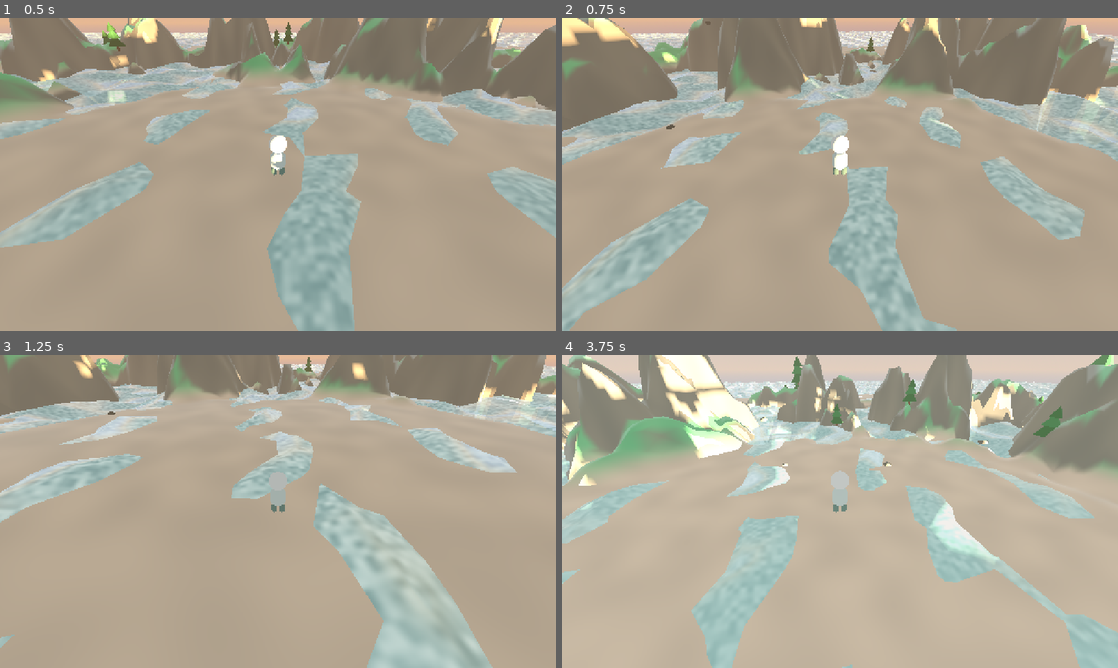
Above: before the commit, frames 1-4 (two rows, left to right).
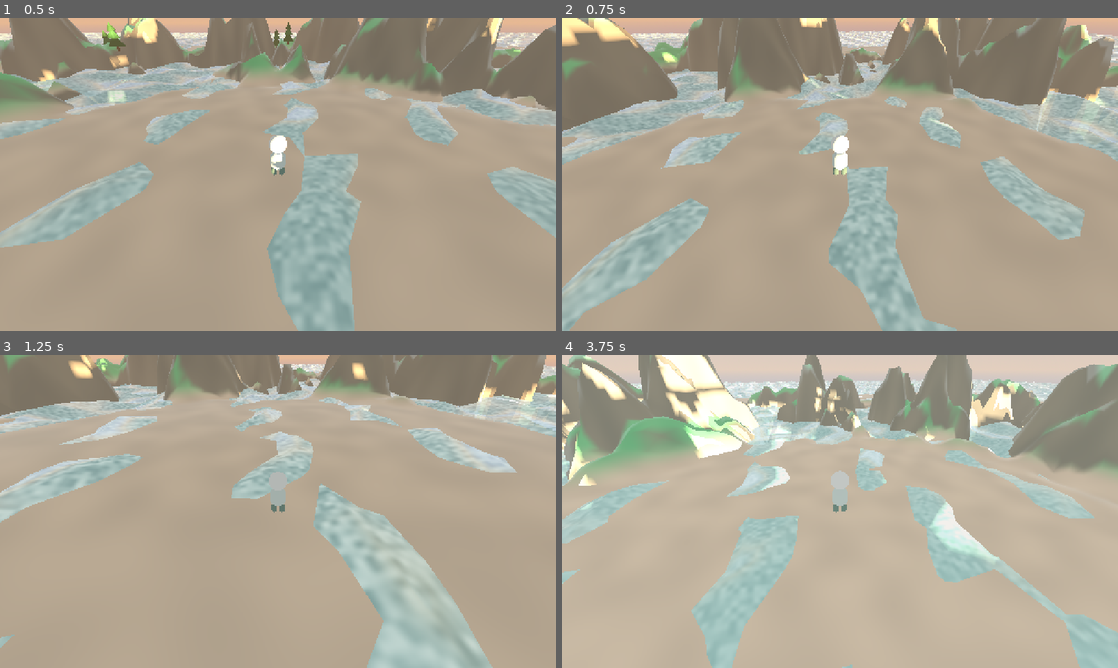
Above: after the commit, the same moments.

Repository: hunterbastian/yama
Game: Godot game, scene res://scenes/main.tscn
Same seed, same stepped clock (60 frames per second), same inputs: the game is played once before the commit and once after it.
Inputs (mouse positions are in pixels of both pictures, inside the frame that each line leads up to):
- Up to frame 1 (0.5 s): no input
- Up to frame 2 (0.75 s): tap Enter at 0.5 s; move the mouse to (867, 174) at 0.52 s; hold W (move_forward) from 0.53 s (still down); hold R (regenerate) from 0.53 s (still down)
- Up to frame 3 (1.25 s): keep holding W (move_forward); keep holding R (regenerate); tap Space (jump) at 0.77 s
- Up to frame 4 (3.75 s): keep holding W (move_forward); move the mouse to (812, 511) at 1.27 s; release R (regenerate) at 1.28 s; tap R (regenerate) at 1.35, 2.3, 2.85 s; tap Space (jump) at 1.52, 3.02 s; move the mouse to (851, 505) at 2.02 s; hold Shift (sprint) 2.03-2.78 s; move the mouse to (834, 517) at 2.77 s; move the mouse to (878, 514) at 3.52 s; hold R (regenerate) from 3.53 s (still down)

Frame 1 is identical in both runs. In frame 2, less than 0.1% of the frame differs, in the area x 18-57%, y 1-36%; in frame 3, 0.1%; in frame 4, 0.7%, in the area x 35-100%, y 0-36%.
Error after the commit: Invalid assignment of property or key 'multimesh' with value of type 'MultiMesh' on a base object of type 'null instance'. (res://scripts/scatter.gd:298)

Commit message:
feat: grass placement with density thinning and inline PlaneMesh
Co-Authored-By: Claude Sonnet 4.6 <noreply@anthropic.com>

Diff:
--- a/scripts/scatter.gd
+++ b/scripts/scatter.gd
@@ -5,6 +5,8 @@
 const TREE_GRID_SPACING := 5.0
 const ROCK_GRID_SPACING := 9.0
 const JITTER := 2.0
+const GRASS_GRID_SPACING := 1.5
+const GRASS_JITTER := 0.7
 
 # 4 MMIs for tree parts (trunk + 3 canopy layers) — same transforms, different meshes
 @onready var tree_trunk_mmi: MultiMeshInstance3D = $TreeTrunk
@@ -12,15 +14,20 @@
 @onready var tree_canopy2_mmi: MultiMeshInstance3D = $TreeCanopy2
 @onready var tree_canopy3_mmi: MultiMeshInstance3D = $TreeCanopy3
 @onready var rock_mmi: MultiMeshInstance3D = $RockMesh
+@onready var grass_mmi: MultiMeshInstance3D = $GrassMesh
 
 var _tree_mmis: Array[MultiMeshInstance3D]
 var _tree_scene: PackedScene
 var _rock_scene: PackedScene
+var _grass_mesh: PlaneMesh
 
 func _ready() -> void:
 	_tree_scene = load("res://scenes/tree.tscn")
 	_rock_scene = load("res://scenes/rock.tscn")
 	_tree_mmis = [tree_trunk_mmi, tree_canopy1_mmi, tree_canopy2_mmi, tree_canopy3_mmi]
+	_grass_mesh = PlaneMesh.new()
+	_grass_mesh.size = Vector2(0.06, 0.4)
+	_grass_mesh.orientation = PlaneMesh.FACE_Z
 
 
 func generate(terrain: Node3D, water_y: float) -> void:
@@ -34,6 +41,7 @@
 
 	_generate_trees(terrain, water_y, rng, noise)
 	_generate_rocks(terrain, water_y, rng, noise)
+	_generate_grass(terrain, water_y)
 
 
 func regenerate(terrain: Node3D, water_y: float) -> void:
@@ -47,6 +55,8 @@
 			mmi.multimesh.instance_count = 0
 	if rock_mmi.multimesh:
 		rock_mmi.multimesh.instance_count = 0
+	if grass_mmi.multimesh:
+		grass_mmi.multimesh.instance_count = 0
 	# Wait one frame for queue_free to process, then regenerate
 	# Note: this makes regenerate() async — caller does not need to await
 	await get_tree().process_frame
@@ -59,6 +69,8 @@
 			mmi.material_override.set_shader_parameter("day_factor", day_factor)
 	if rock_mmi.material_override:
 		rock_mmi.material_override.set_shader_parameter("day_factor", day_factor)
+	if grass_mmi.material_override:
+		grass_mmi.material_override.set_shader_parameter("day_factor", day_factor)
 
 
 func _get_terrain_normal(terrain: Node3D, x: float, z: float) -> Vector3:
@@ -207,6 +219,83 @@
 
 	for t in transforms:
 		_spawn_rock_collision(t)
+
+
+func _generate_grass(terrain: Node3D, water_y: float) -> void:
+	var grass_rng := RandomNumberGenerator.new()
+	grass_rng.seed = int(terrain.get_seed()) + 300
+
+	var grass_noise := FastNoiseLite.new()
+	grass_noise.noise_type = FastNoiseLite.TYPE_SIMPLEX
+	grass_noise.seed = int(terrain.get_seed()) + 400
+	grass_noise.frequency = 0.12
+
+	var transforms: Array[Transform3D] = []
+	var half := ISLAND_RADIUS
+
+	var x := -half
+	while x < half:
+		var z := -half
+		while z < half:
+			var jx := x + grass_rng.randf_range(-GRASS_JITTER, GRASS_JITTER)
+			var jz := z + grass_rng.randf_range(-GRASS_JITTER, GRASS_JITTER)
+
+			var dist := sqrt(jx * jx + jz * jz)
+
+			# Filter: island edge
+			if dist > ISLAND_RADIUS * 0.75:
+				z += GRASS_GRID_SPACING
+				continue
+
+			# Density thinning beyond meadow
+			var noise_threshold := -0.2
+			if dist > MEADOW_RADIUS:
+				noise_threshold = lerpf(-0.2, 0.3, (dist - MEADOW_RADIUS) / 10.0)
+
+			var n := grass_noise.get_noise_2d(jx * 0.2, jz * 0.2)
+			if n < noise_threshold:
+				z += GRASS_GRID_SPACING
+				continue
+
+			var height: float = terrain.get_height_at(jx, jz)
+
+			# Filter: below water
+			if height < water_y:
+				z += GRASS_GRID_SPACING
+				continue
+
+			# Filter: steep slopes
+			var normal := _get_terrain_normal(terrain, jx, jz)
+			if normal.y < 0.8:
+				z += GRASS_GRID_SPACING
+				continue
+
+			# Random scale, rotation, tilt
+			var scale_y := grass_rng.randf_range(0.6, 1.6)
+			var rot_y := grass_rng.randf_range(0.0, TAU)
+			var tilt_x := grass_rng.randf_range(-0.25, 0.25)
+			var tilt_z := grass_rng.randf_range(-0.25, 0.25)
+
+			var basis := Basis.IDENTITY
+			basis = basis.rotated(Vector3.UP, rot_y)
+			basis = basis.rotated(Vector3.RIGHT, tilt_x)
+			basis = basis.rotated(Vector3.FORWARD, tilt_z)
+			basis = basis.scaled(Vector3(1.0, scale_y, 1.0))
+
+			var origin := Vector3(jx, height, jz)
+			transforms.append(Transform3D(basis, origin))
+
+			z += GRASS_GRID_SPACING
+		x += GRASS_GRID_SPACING
+
+	# Write to MultiMesh
+	var mm := MultiMesh.new()
+	mm.transform_format = MultiMesh.TRANSFORM_3D
+	mm.mesh = _grass_mesh
+	mm.instance_count = transforms.size()
+	for i in transforms.size():
+		mm.set_instance_transform(i, transforms[i])
+	grass_mmi.multimesh = mm
 
 
 func _write_multimesh(mmi: MultiMeshInstance3D, mesh: Mesh, part_offset: Transform3D, transforms: Array[Transform3D]) -> void:
